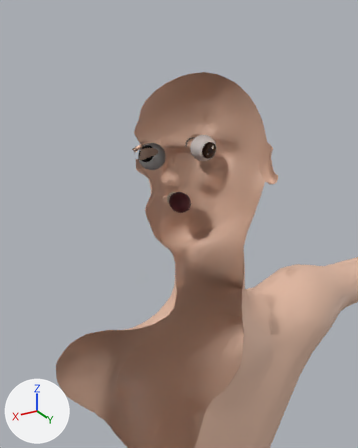
One commit to the glTF model characters/father/model/father.glb: the scene before it, then after it.
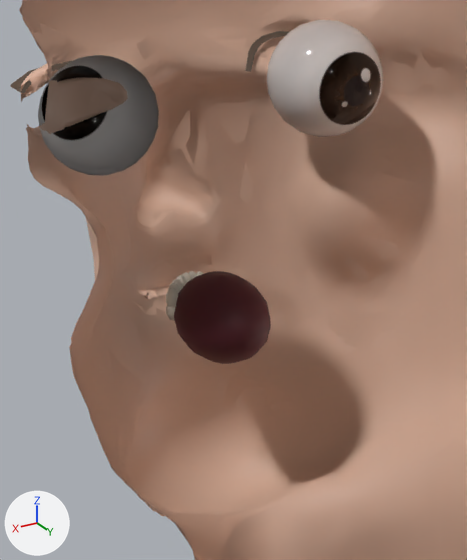
Each version is shown from a 50 mm camera at (0.3149, 0.4631, 1.7549) aimed at (0.0056, -0.0525, 1.4971), then close up on the part from 36% to 66% of the width and 29% to 58% of the height. Lighting does not change. The marker at lower left points along +X, +Y and +Z. The last two pictures show the newer version. Everything nearer to the camera than a plane just in front of the edit is cut away. Vertices at exactly the same position are counted once.

Names of what the first close-up shows: 'Body', 'Body_LOD1', 'Eyes', 'Lashes', 'Mouth'.
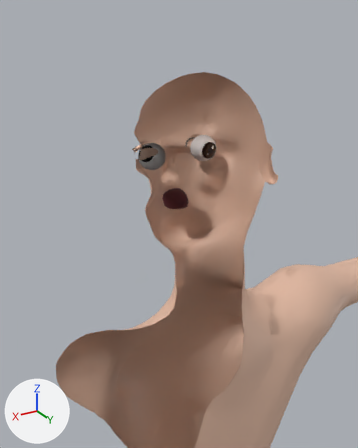
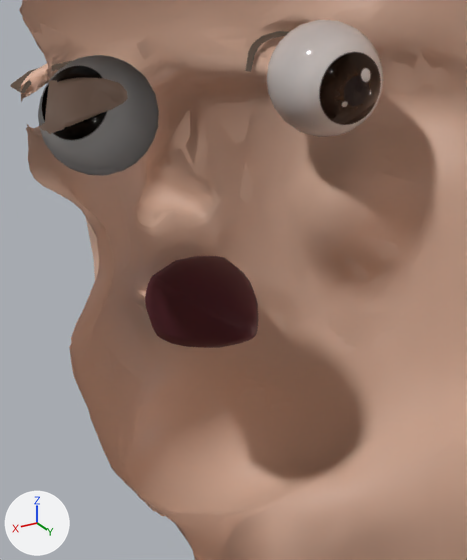
What differs and where, as boxes [x1, y1, x2, y2] in the close-ups (467 x 560 px; the box of a moved part takes in the faces that stretch with it):
'Mouth', reshaped (8% wider): before [166, 271, 271, 364]; after [145, 256, 258, 348]
part 1 of me_mouth, moved or reshaped (not visible afterwards): before [189, 271, 197, 279]
part 2 of me_mouth, moved or reshaped (not visible afterwards): before [182, 272, 191, 282]
part 3 of me_mouth, moved or reshaped (not visible afterwards): before [176, 275, 187, 287]
part 4 of me_mouth, moved or reshaped (not visible afterwards): before [168, 283, 180, 293]
part 5 of me_mouth, moved or reshaped (not visible afterwards): before [166, 288, 178, 308]
part 6 of me_mouth, moved or reshaped (not visible afterwards): before [166, 305, 175, 320]
part 7 of me_mouth, rebuilt (16% wider): before [174, 271, 271, 364]; after [145, 256, 258, 348]
part 8 of me_mouth, moved or reshaped (not visible afterwards): before [172, 279, 183, 290]

What changed in the scene script:
```text
Change me_mouth:
    used by ob_mouth; location = (0.0, 0.0, 0.0)
    remove me_mouth.from_pydata(...)  # 856 vertices, 1596 faces; spans x -0.0135..0.0135, y -0.081..-0.042, z 1.5108..1.5375
    add me_mouth.from_pydata(...)  # 1029 vertices, 1927 faces; spans x -0.0155..0.0155, y -0.0835..-0.0439, z 1.5124..1.5381
    me_mouth part 1: the loose piece of 34 vertices spanning x -0.0029..0.0007, y -0.081..-0.0763, z 1.5243..1.5328 is moved by (0.0, 0.0026, 0.0)
    me_mouth part 2: the loose piece of 34 vertices spanning x -0.0007..0.0029, y -0.081..-0.0763, z 1.5243..1.5328 is moved by (0.0, 0.0026, 0.0)
    me_mouth part 3: the loose piece of 34 vertices spanning x 0.0015..0.0051, y -0.0803..-0.0756, z 1.5243..1.5325 is moved by (0.0, 0.0024, 0.0)
    me_mouth part 4: the loose piece of 34 vertices spanning x 0.0059..0.0096, y -0.0767..-0.0721, z 1.5243..1.5319 is moved by (0.0, 0.0015, 0.0)
    me_mouth part 5: the loose piece of 34 vertices spanning x 0.0082..0.0118, y -0.0739..-0.0693, z 1.5243..1.5316 is moved by (0.0, 0.0008, 0.0)
    me_mouth part 6: the loose piece of 34 vertices spanning x 0.0082..0.0118, y -0.0739..-0.0693, z 1.5211..1.5273 is moved by (0.0, 0.0008, 0.0)
    me_mouth part 7: the loose piece of 107 vertices spanning x -0.0135..0.0135, y -0.0765..-0.042, z 1.5108..1.5375 is rebuilt with 280 vertices and now spans x -0.0155..0.0155, y -0.0835..-0.0439, z 1.5124..1.5381
    me_mouth part 8: 60 vertices removed from x 0.0037..0.0073, y -0.0788..-0.0742, z 1.5206..1.5322; 60 vertices added at x 0.0037..0.0073, y -0.0768..-0.0722, z 1.5206..1.5322
    other edits to the shape of me_mouth do not show in these pictures
```
